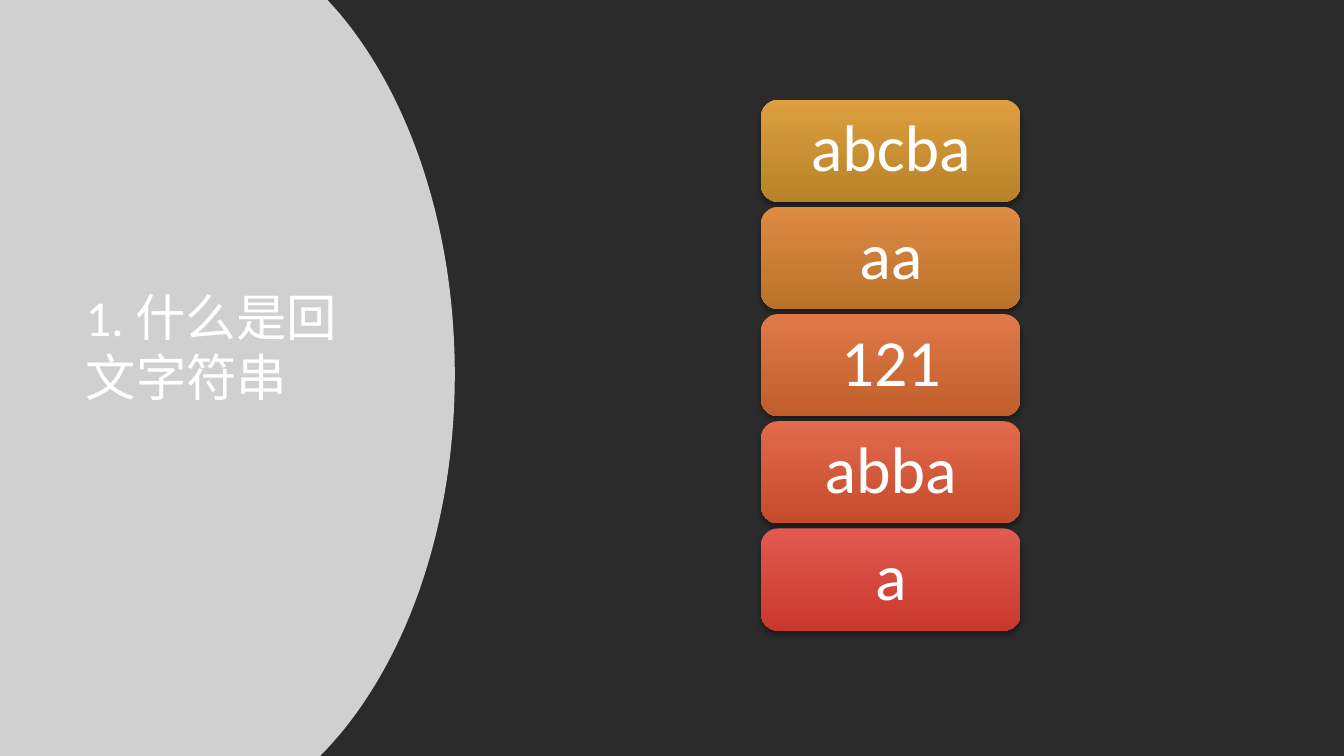
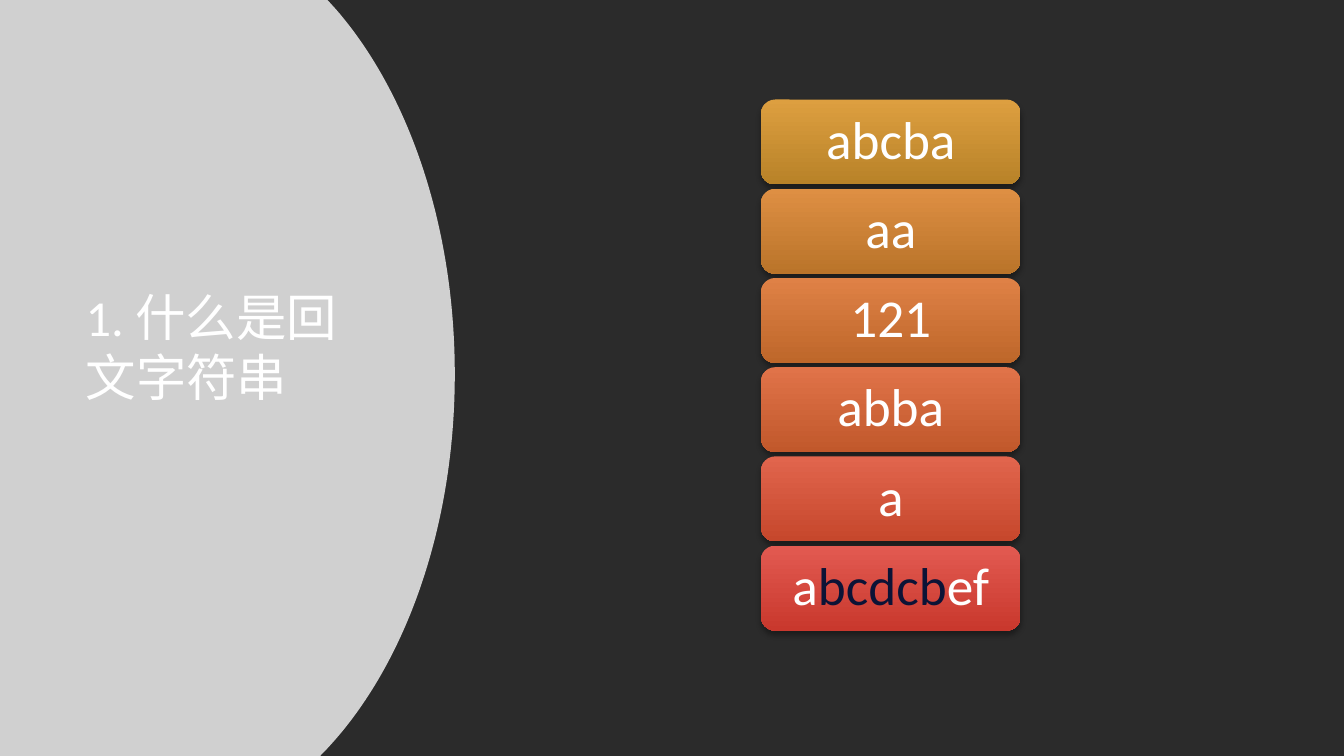
Before and after one commit to oneminute/leetcode, a slide deck: slide 3 of problems/longest-palindromic-substring/tutorial.pptx. Drawn at 1344x756 pixels with LibreOffice and Linux fonts; fonts in the diff are those of the drawing; grey boxes stand for pictures; background and template pictures are left out; a plain dark background stands for a picture behind light text. Boxes give left, top, right and bottom in pixels: in the first picture for what was removed or moved away, otherwise in the second. Text is boxed around its words. In the diff, an @@ line names an element or a change of style, - is before the commit and + after.

```diff
--- a/problems/longest-palindromic-substring/tutorial.pptx
+++ b/problems/longest-palindromic-substring/tutorial.pptx
@@ rounded rectangle: place and size @@
-rounded rectangle at bbox=[761, 100, 1021, 202]
+rounded rectangle at bbox=[761, 100, 1021, 185]
@@ rounded rectangle: place and size @@
-rounded rectangle at bbox=[761, 207, 1021, 309]
+rounded rectangle at bbox=[761, 189, 1021, 273]
@@ rounded rectangle at bbox=[761, 189, 1021, 273]: fill gradient #DF8C44 to #BD722A to gradient #DF9043 to #BC7529 @@
@@ text "aa": place and size @@
-text "aa" at bbox=[859, 247, 922, 280]
+text "aa" at bbox=[865, 222, 916, 249]
@@ rounded rectangle added at bbox=[761, 278, 1021, 363], fill gradient #E08147 to #C0672A @@
@@ text "121": place and size @@
-text "121" at bbox=[841, 343, 941, 386]
+text "121" at bbox=[850, 302, 931, 337]
@@ rounded rectangle: place and size @@
-rounded rectangle at bbox=[761, 315, 1021, 416]
+rounded rectangle at bbox=[761, 367, 1021, 452]
@@ rounded rectangle at bbox=[761, 367, 1021, 452]: fill gradient #E07A48 to #C15F2A to gradient #E1734A to #C3582B @@
@@ text "abba": place and size @@
-text "abba" at bbox=[825, 447, 957, 494]
+text "abba" at bbox=[837, 389, 944, 427]
@@ rounded rectangle: place and size @@
-rounded rectangle at bbox=[761, 421, 1021, 523]
+rounded rectangle at bbox=[761, 457, 1021, 541]
@@ rounded rectangle at bbox=[761, 457, 1021, 541]: fill gradient #E1694D to #C64C2B to gradient #E2664E to #C7482C @@
@@ size 47 to 38 pt; less space between paragraphs in 5 elements at bbox=[826, 122, 955, 160], bbox=[865, 222, 916, 249], bbox=[850, 302, 931, 337], bbox=[837, 389, 944, 427], bbox=[878, 490, 903, 517] @@
@@ text "a": place and size @@
-text "a" at bbox=[875, 568, 907, 601]
+text "a" at bbox=[878, 490, 903, 517]
@@ rounded rectangle: place and size @@
-rounded rectangle at bbox=[761, 528, 1021, 630]
+rounded rectangle at bbox=[761, 545, 1021, 630]
@@ text added at bbox=[792, 568, 989, 606], 38 pt, text #0C1336 @@
+abcdcbef
```
Also in this commit, not shown: 5 other slides changed, 3 slides added, 2 other files.
